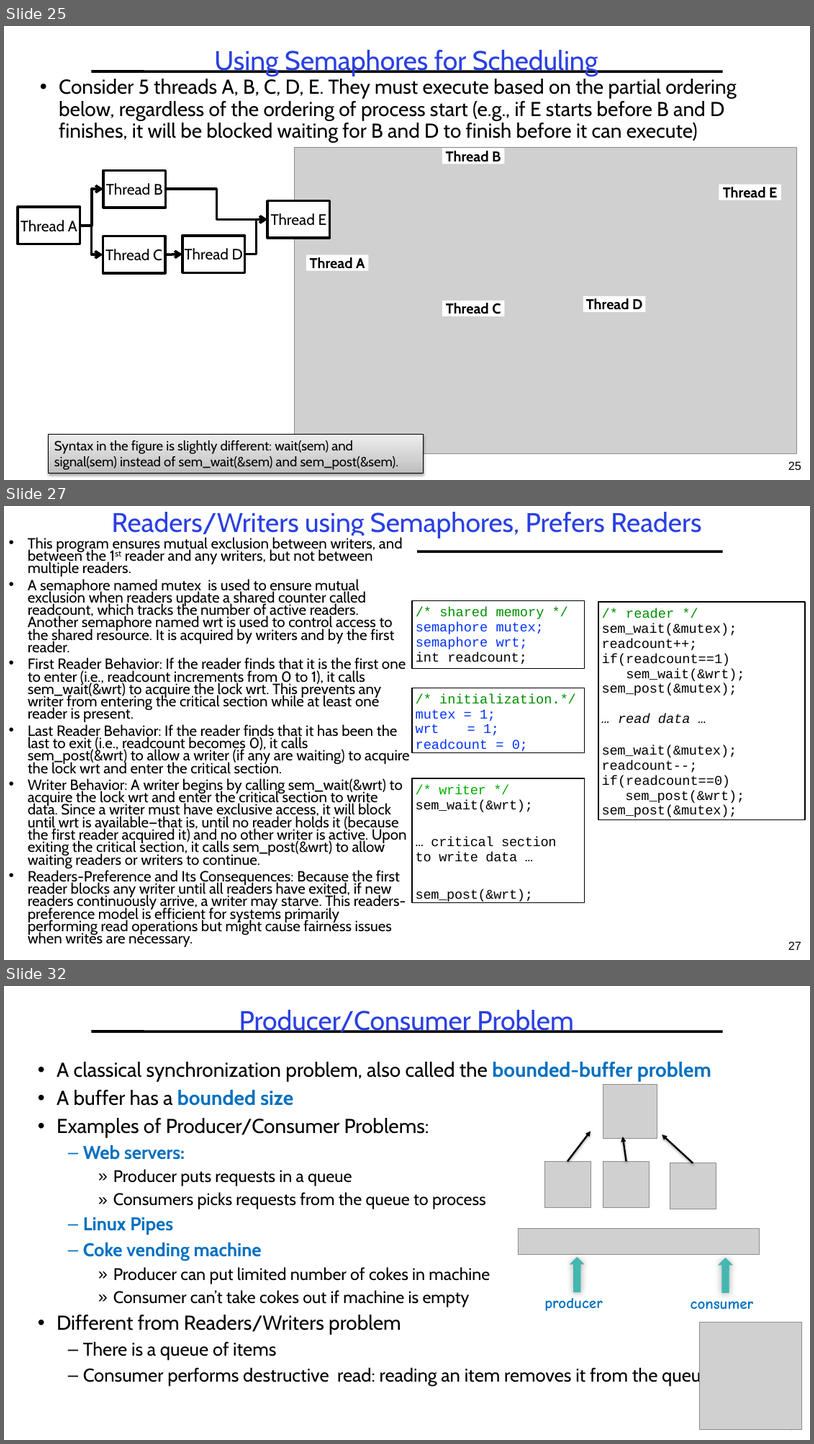
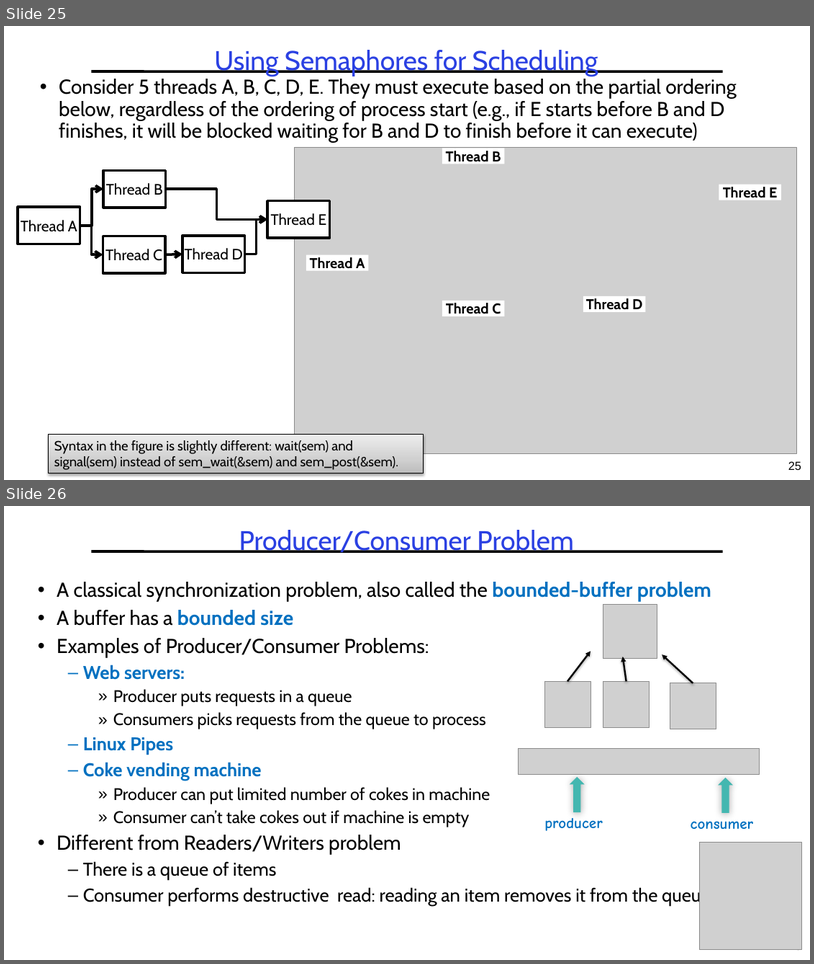
Before and after one commit to guhofstra/CSC112Fa26, a slide deck: PPTs/L3-Synchronization.pptx. Shown one above the other, each under a label of ours: slides 25, 27 and 32 before the commit, slides 25 and 26 after it; the slides between them are not shown. The pictures are 814x1444 and 814x964 pixels, drawn with LibreOffice and Linux fonts; fonts in the diff are those of the drawing; grey boxes stand for pictures. Boxes give left, top, right and bottom in pixels: in the first picture for what was removed or moved away, otherwise in the second. Text is boxed around its words. In the diff, an @@ line names an element or a change of style, - is before the commit and + after.

```diff
--- a/PPTs/L3-Synchronization.pptx
+++ b/PPTs/L3-Synchronization.pptx
@@ slide 27 removed at (4,506,810,960), background #FFFFFF; not listed: 1 template element that a slide beside it also shows @@
@@ title removed at (112,512,702,538) @@
-Readers/Writers using Semaphores, Prefers Readers
@@ text removed at (28,537,409,947) @@
-• This program ensures mutual exclusion between writers, and between the 1st reader and any writers, but not between multiple readers.
-• A semaphore named mutex is used to ensure mutual exclusion when readers update a shared counter called readcount, which tracks the number of active readers. Another semaphore named wrt is used to control access to the shared resource. It is acquired by writers and by the first reader.
-• First Reader Behavior: If the reader finds that it is the first one to enter (i.e., readcount increments from 0 to 1), it calls sem_wait(&wrt) to acquire the lock wrt. This prevents any writer from entering the critical section while at least one reader is present.
-• Last Reader Behavior: If the reader finds that it has been the last to exit (i.e., readcount becomes 0), it calls sem_post(&wrt) to allow a writer (if any are waiting) to acquire the lock wrt and enter the critical section.
-• Writer Behavior: A writer begins by calling sem_wait(&wrt) to acquire the lock wrt and enter the critical section to write data. Since a writer must have exclusive access, it will block until wrt is available—that is, until no reader holds it (because the first reader acquired it) and no other writer is active. Upon exiting the critical section, it calls sem_post(&wrt) to allow waiting readers or writers to continue.
-• Readers-Preference and Its Consequences: Because the first reader blocks any writer until all readers have exited, if new readers continuously arrive, a writer may starve. This readers-preference model is efficient for systems primarily performing read operations but might cause fairness issues when writes are necessary.
@@ rectangle removed at (412,601,585,668) @@
-/* shared memory */ semaphore mutex; semaphore wrt;
-int readcount;
@@ rectangle removed at (599,602,805,819) @@
-/* reader */ sem_wait(&mutex); readcount++;
-if(readcount==1) sem_wait(&wrt);
-sem_post(&mutex);
-… read data …
-sem_wait(&mutex); readcount--;
-if(readcount==0)
-sem_post(&wrt);
-sem_post(&mutex);
@@ rectangle removed at (412,688,585,753) @@
-/* initialization.*/ mutex = 1;
-wrt = 1;
-readcount = 0;
@@ rectangle removed at (412,778,585,902) @@
-/* writer */ sem_wait(&wrt);
-… critical section to write data …
-sem_post(&wrt);
@@ page number removed at (789,941,802,950) @@
-27
@@ what was slide 32 is now slide 26 @@
```
Also in this commit, not shown: 5 other slides removed, 7 other files.
